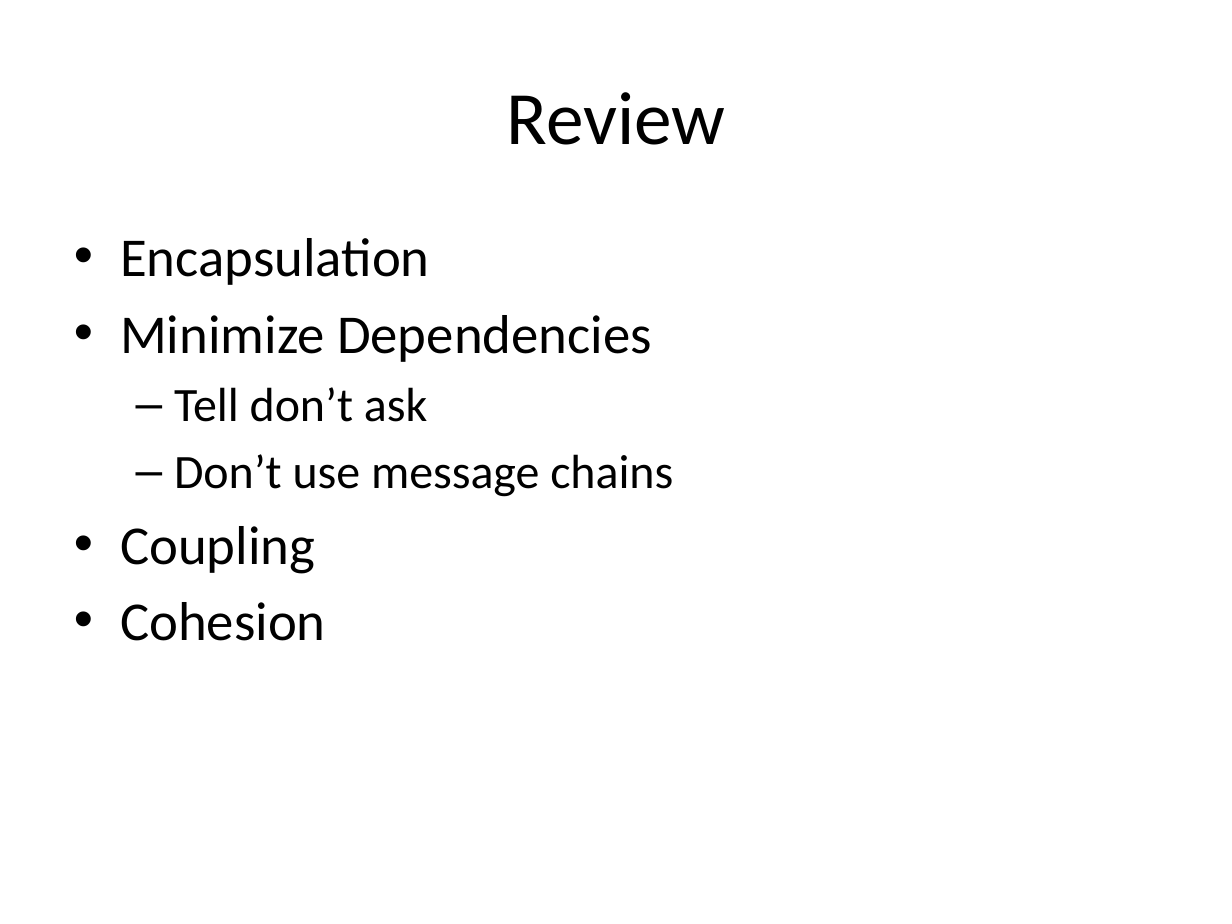
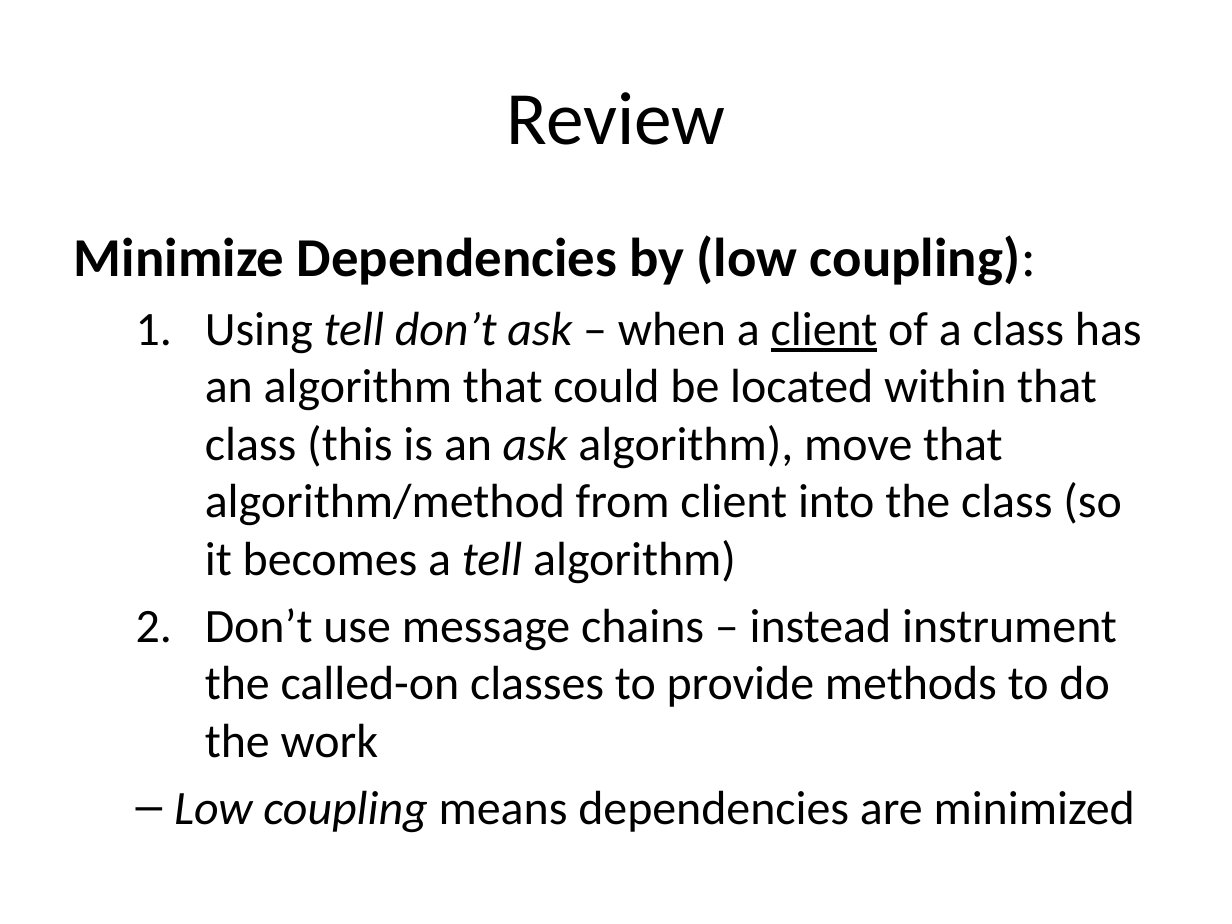
Before and after one commit to RHIT-CSSE/csse220, a slide deck: slide 4 of ClassMaterials/IntroToUnitTesting/Slides/UnitTesting.pptx (slide 3 before the commit). Drawn at 1232x924 pixels with LibreOffice and Linux fonts; fonts in the diff are those of the drawing. Boxes give left, top, right and bottom in pixels: in the first picture for what was removed or moved away, otherwise in the second. Text is boxed around its words. In the diff, an @@ line names an element or a change of style, - is before the commit and + after.

```diff
--- a/ClassMaterials/IntroToUnitTesting/Slides/UnitTesting.pptx
+++ b/ClassMaterials/IntroToUnitTesting/Slides/UnitTesting.pptx
@@ text at [74,235,1142,833]: text changed; size 32 to 28 pt @@
-• Encapsulation
-• Minimize Dependencies
-  – Tell don’t ask
-  – Don’t use message chains
-• Coupling
-• Cohesion
+Minimize Dependencies by (low coupling):
+  1. Using tell don’t ask – when a client of a class has an algorithm that could be located within that class (this is an ask algorithm), move that algorithm/method from client into the class (so it becomes a tell algorithm)
+  2. Don’t use message chains – instead instrument the called-on classes to provide methods to do the work
+  – Low coupling means dependencies are minimized
```
Also in this commit, not shown: 4 other slides changed, 7 slides added, 1 slide removed.
